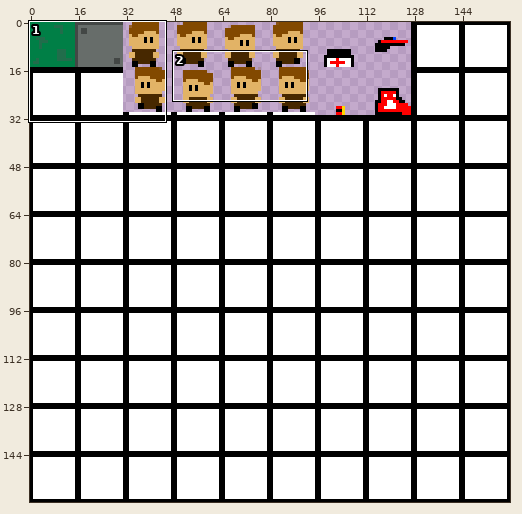
Sprite sheet -- Zelda_Clone/res/spritesheet.png. The picture above shows the old version from afar; the outline marks the close-up.
Close-up. Before:
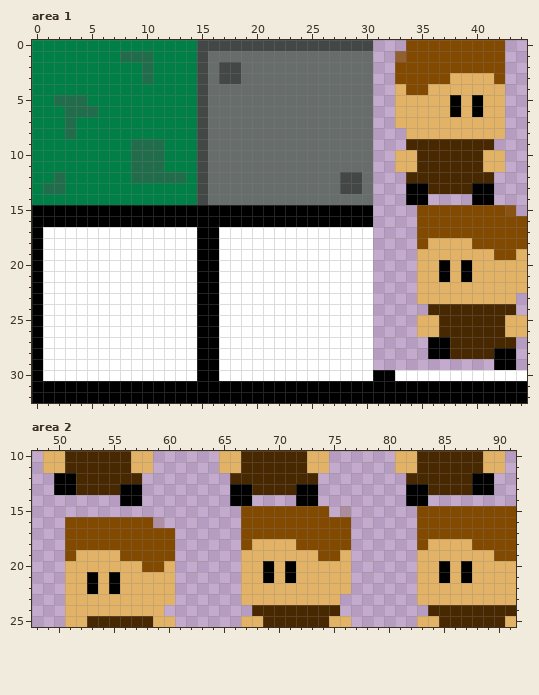
The file is 160x160 pixels. Pixels under 10% opacity are left out. Shown: area 1: x 0..44, y 0..32; area 2: x 48..91, y 10..25.
After the commit:
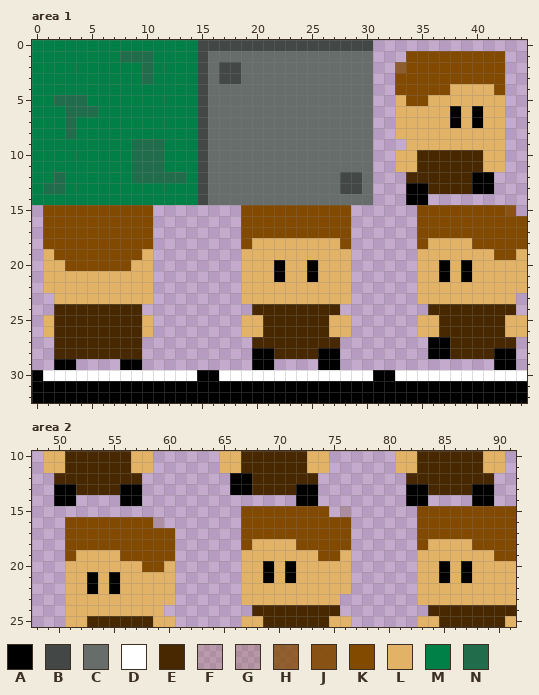
Palette (. is transparent): A #000000  B #434745  C #676d6a  D #ffffff  E #472800  F #82490027  G #8249002f  H #824900c3  J #824900e4  K #824900  L #e2b366  M #007f46  N #216d4b
From old to new:
--- area 1
@@ x 0..44 @@
- 0 MMMMMMMMMMMMMMMBBBBBBBBBBBBBBBB...KKKKKKKKK..
- 1 MMMMMMMMNNNMMMMBCCCCCCCCCCCCCCC..HKKKKKKKKK..
- 2 MMMMMMMMMMNMMMMBCBBCCCCCCCCCCCC..KKKKKKKKKK..
- 3 MMMMMMMMMMNMMMMBCBBCCCCCCCCCCCC..KKKKKLLLLK..
- 4 MMMMMMMMMMMMMMMBCCCCCCCCCCCCCCC..LKKLLLLLLL..
- 5 MMNNNMMMMMMMMMMBCCCCCCCCCCCCCCC..LLLLLALALL..
+ 0 MMMMMMMMMMMMMMMBBBBBBBBBBBBBBBB..............
+ 1 MMMMMMMMNNNMMMMBCCCCCCCCCCCCCCC...KKKKKKKKK..
+ 2 MMMMMMMMMMNMMMMBCBBCCCCCCCCCCCC..HKKKKKKKKK..
+ 3 MMMMMMMMMMNMMMMBCBBCCCCCCCCCCCC..KKKKKKKKKK..
+ 4 MMMMMMMMMMMMMMMBCCCCCCCCCCCCCCC..KKKKKLLLLK..
+ 5 MMNNNMMMMMMMMMMBCCCCCCCCCCCCCCC..LKKLLLLLLL..
  6 MMMNNNMMMMMMMMMBCCCCCCCCCCCCCCC..LLLLLALALL..
- 7 MMMNMMMMMMMMMMMBCCCCCCCCCCCCCCC..LLLLLLLLLL..
- 8 MMMNMMMMMMMMMMMBCCCCCCCCCCCCCCC...LLLLLLLLL..
- 9 MMMMMMMMMNNNMMMBCCCCCCCCCCCCCCC...EEEEEEEE...
+ 7 MMMNMMMMMMMMMMMBCCCCCCCCCCCCCCC..LLLLLALALL..
+ 8 MMMNMMMMMMMMMMMBCCCCCCCCCCCCCCC..LLLLLLLLLL..
+ 9 MMMMMMMMMNNNMMMBCCCCCCCCCCCCCCC...LLLLLLLLL..
 10 MMMMMMMMMNNNMMMBCCCCCCCCCCCCCCC..LLEEEEEELL..
 11 MMMMMMMMMNNNMMMBCCCCCCCCCCCCCCC..LLEEEEEELL..
-12 MMNMMMMMMNNNNNMBCCCCCCCCCCCCBBC...EEEEEEEE...
+12 MMNMMMMMMNNNNNMBCCCCCCCCCCCCBBC...EEEEEEAA...
 13 MNNMMMMMMMMMMMMBCCCCCCCCCCCCBBC...AAEEEEAA...
-14 MMMMMMMMMMMMMMMBCCCCCCCCCCCCCCC...AA....AA...
-15 AAAAAAAAAAAAAAAAAAAAAAAAAAAAAAA....KKKKKKKKJ.
-16 AAAAAAAAAAAAAAAAAAAAAAAAAAAAAAA....KKKKKKKKKK
-17 ADDDDDDDDDDDDDDAADDDDDDDDDDDDDD....KKKKKKKKKK
-18 ADDDDDDDDDDDDDDAADDDDDDDDDDDDDD....KLLLLKKKKK
-19 ADDDDDDDDDDDDDDAADDDDDDDDDDDDDD....LLLLLLLKKL
-20 ADDDDDDDDDDDDDDAADDDDDDDDDDDDDD....LLALALLLLL
-21 ADDDDDDDDDDDDDDAADDDDDDDDDDDDDD....LLALALLLLL
-22 ADDDDDDDDDDDDDDAADDDDDDDDDDDDDD....LLLLLLLLLL
-23 ADDDDDDDDDDDDDDAADDDDDDDDDDDDDD....LLLLLLLLL.
-24 ADDDDDDDDDDDDDDAADDDDDDDDDDDDDD.....EEEEEEEE.
-25 ADDDDDDDDDDDDDDAADDDDDDDDDDDDDD....LLEEEEEELL
-26 ADDDDDDDDDDDDDDAADDDDDDDDDDDDDD....LLEEEEEELL
-27 ADDDDDDDDDDDDDDAADDDDDDDDDDDDDD.....AAEEEEEE.
-28 ADDDDDDDDDDDDDDAADDDDDDDDDDDDDD.....AAEEEEAA.
-29 ADDDDDDDDDDDDDDAADDDDDDDDDDDDDD...........AA.
+14 MMMMMMMMMMMMMMMBCCCCCCCCCCCCCCC...AA.........
+15 .KKKKKKKKKK........KKKKKKKKKK......KKKKKKKKJ.
+16 .KKKKKKKKKK........KKKKKKKKKK......KKKKKKKKKK
+17 .KKKKKKKKKK........KKKKKKKKKK......KKKKKKKKKK
+18 .KKKKKKKKKK........KLLLLLLLLK......KLLLLKKKKK
+19 .LKKKKKKKKL........LLLLLLLLLL......LLLLLLLKKL
+20 .LLKKKKKKLL........LLLALLALLL......LLALALLLLL
+21 .LLLLLLLLLL........LLLALLALLL......LLALALLLLL
+22 .LLLLLLLLLL........LLLLLLLLLL......LLLLLLLLLL
+23 ..LLLLLLLLL........LLLLLLLLLL......LLLLLLLLL.
+24 ..EEEEEEEE..........EEEEEEEE........EEEEEEEE.
+25 .LEEEEEEEEL........LLEEEEEELL......LLEEEEEELL
+26 .LEEEEEEEEL........LLEEEEEELL......LLEEEEEELL
+27 ..EEEEEEEE..........EEEEEEEE........AAEEEEEE.
+28 ..EEEEEEEE..........AAEEEEAA........AAEEEEAA.
+29 ..AA....AA..........AA....AA..............AA.
 30 ADDDDDDDDDDDDDDAADDDDDDDDDDDDDDAADDDDDDDDDDDD
--- area 2
@@ x 48..91 @@
 11 .LLEEEEEELL......LLEEEEEELL......LLEEEEEELL.
-12 ..AAEEEEEE........EEEEEEEE........EEEEEEAA..
+12 ..EEEEEEEE........AAEEEEEE........EEEEEEEE..
 13 ..AAEEEEAA........AAEEEEAA........AAEEEEAA..
-14 ........AA........AA....AA........AA........
+14 ..AA....AA..............AA........AA....AA..
 15 ...................KKKKKKKK.G......KKKKKKKKK
Changed places in both close-ups, as pixel boxes (x1, y1, x2, y2):
changed: (395, 40, 505, 205)
changed: (32, 205, 373, 370)
changed: (54, 473, 76, 506)
changed: (230, 473, 252, 506)
changed: (472, 473, 494, 506)
